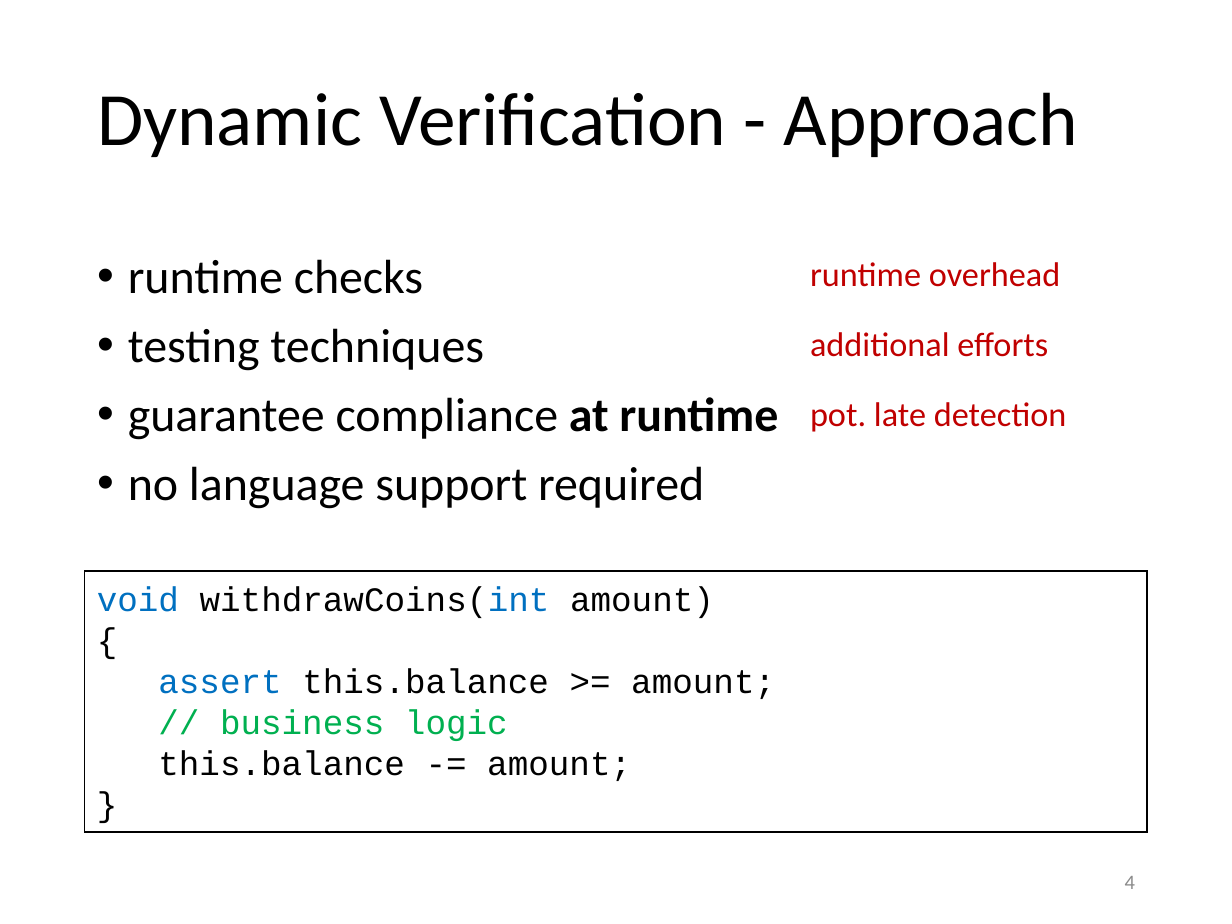
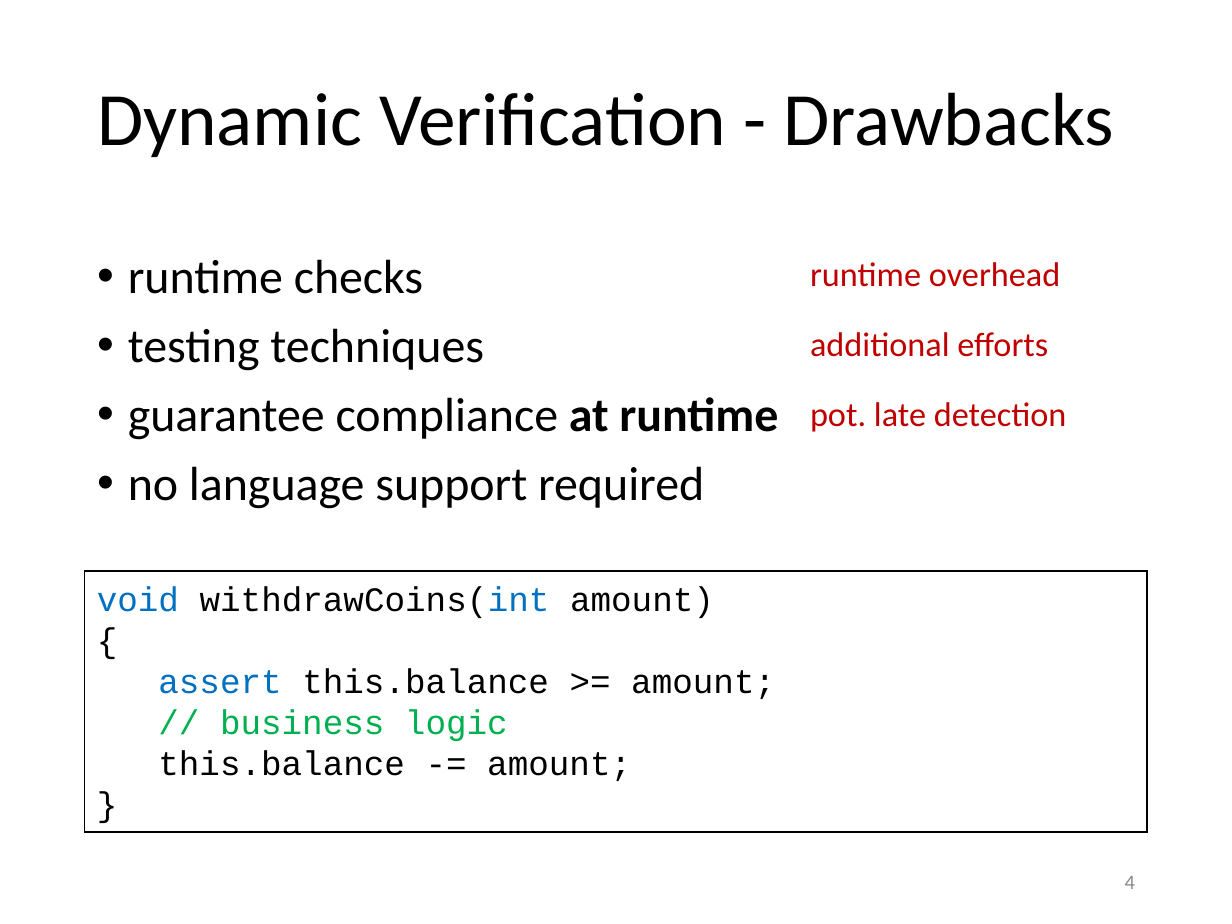
Before and after one commit to olydis/GradVerThesis, a slide deck: slide 4 of presentation/PLunch.pptx. Drawn at 1232x924 pixels with LibreOffice and Linux fonts; fonts in the diff are those of the drawing. Boxes give left, top, right and bottom in pixels: in the first picture for what was removed or moved away, otherwise in the second. Text is boxed around its words. In the diff, an @@ line names an element or a change of style, - is before the commit and + after.

```diff
--- a/presentation/PLunch.pptx
+++ b/presentation/PLunch.pptx
@@ title at [97, 92, 1115, 157]: text changed @@
-Dynamic Verification - Approach
+Dynamic Verification - Drawbacks
```
Also in this commit, not shown: 6 other slides changed, 1 slide added, 4 other files.
